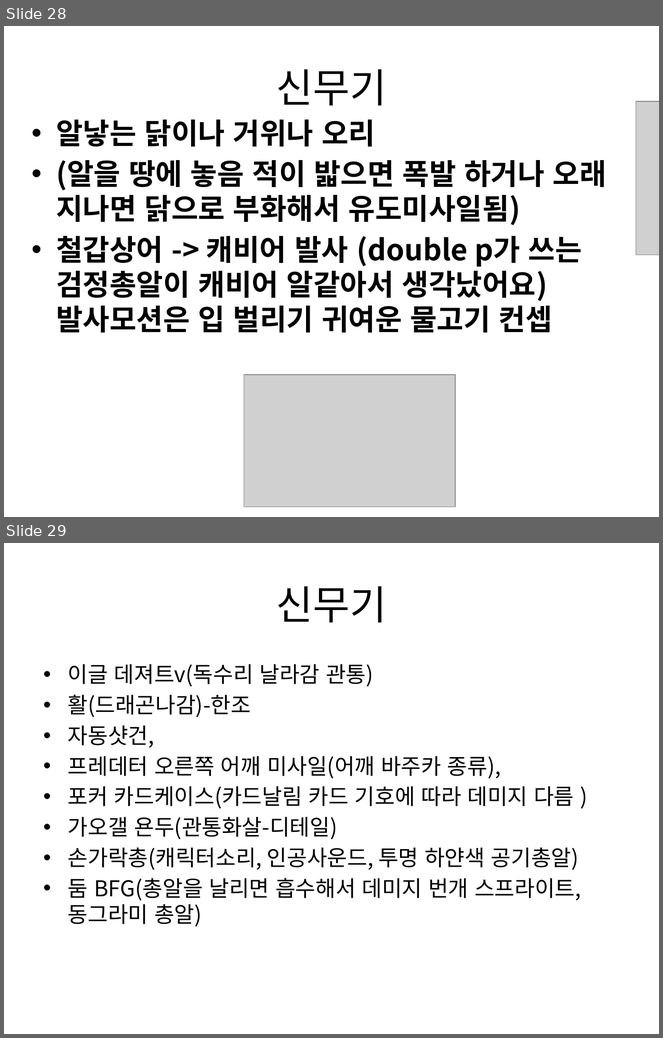
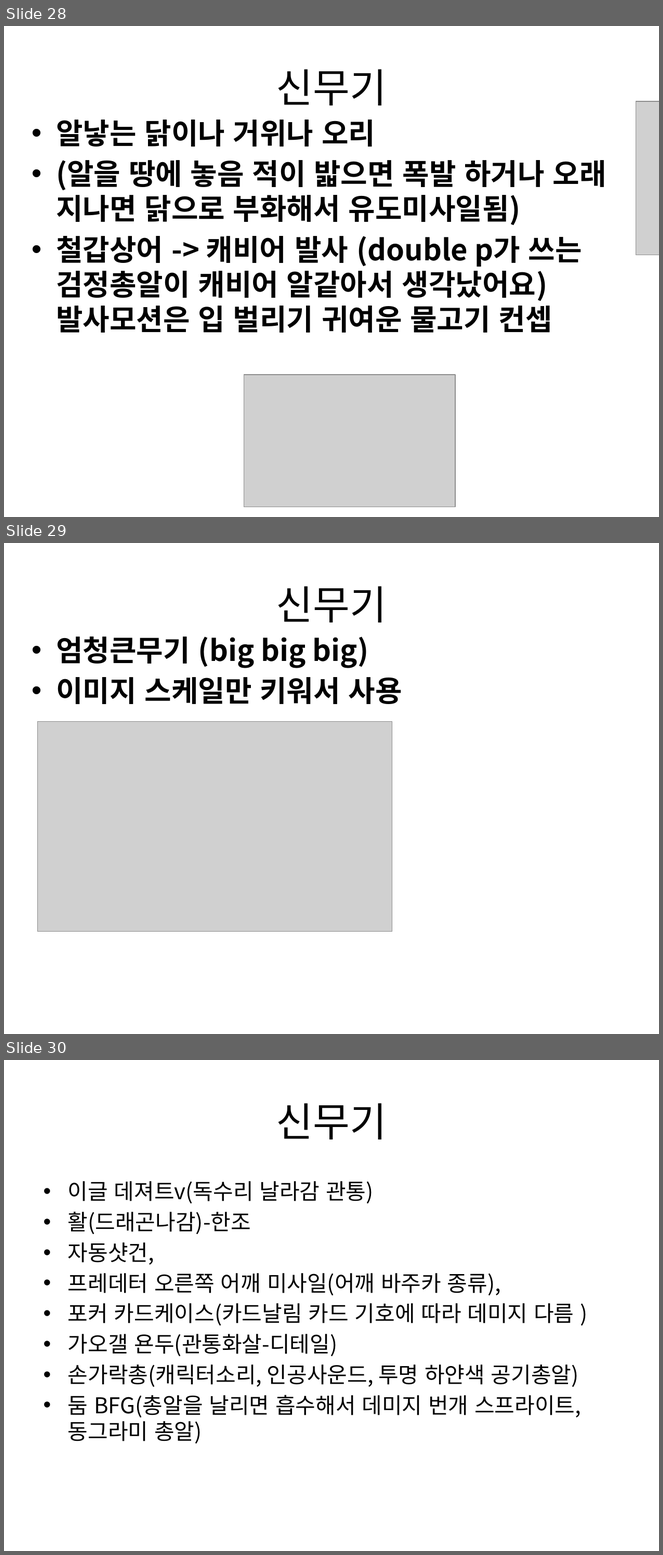
Before and after one commit to gkdlgndpdu/EscapeJail, a slide deck: EscapeJail/Assets/기획/스테이지1기획.pptx. Shown one above the other, each under a label of ours: slides 28 and 29 before the commit, slides 28, 29 and 30 after it. The pictures are 663x1038 and 663x1555 pixels, drawn with LibreOffice and Linux fonts; fonts in the diff are those of the drawing; grey boxes stand for pictures. Boxes give left, top, right and bottom in pixels: in the first picture for what was removed or moved away, otherwise in the second. Text is boxed around its words. In the diff, an @@ line names an element or a change of style, - is before the commit and + after.

```diff
--- a/EscapeJail/Assets/기획/스테이지1기획.pptx
+++ b/EscapeJail/Assets/기획/스테이지1기획.pptx
@@ slide 29 added at <box>4,543,659,1034</box>, background #FFFFFF @@
@@ title added at <box>276,586,387,623</box>, 44 pt, text #000000 @@
+신무기
@@ text added at <box>56,637,402,704</box>, 32 pt, text #000000, bold @@
+• 엄청큰무기 (big big big)
+• 이미지 스케일만 키워서 사용
@@ picture added at <box>37,722,392,932</box> @@
@@ what was slide 29 is now slide 30 @@
```
Also in this commit, not shown: 17 other files.
